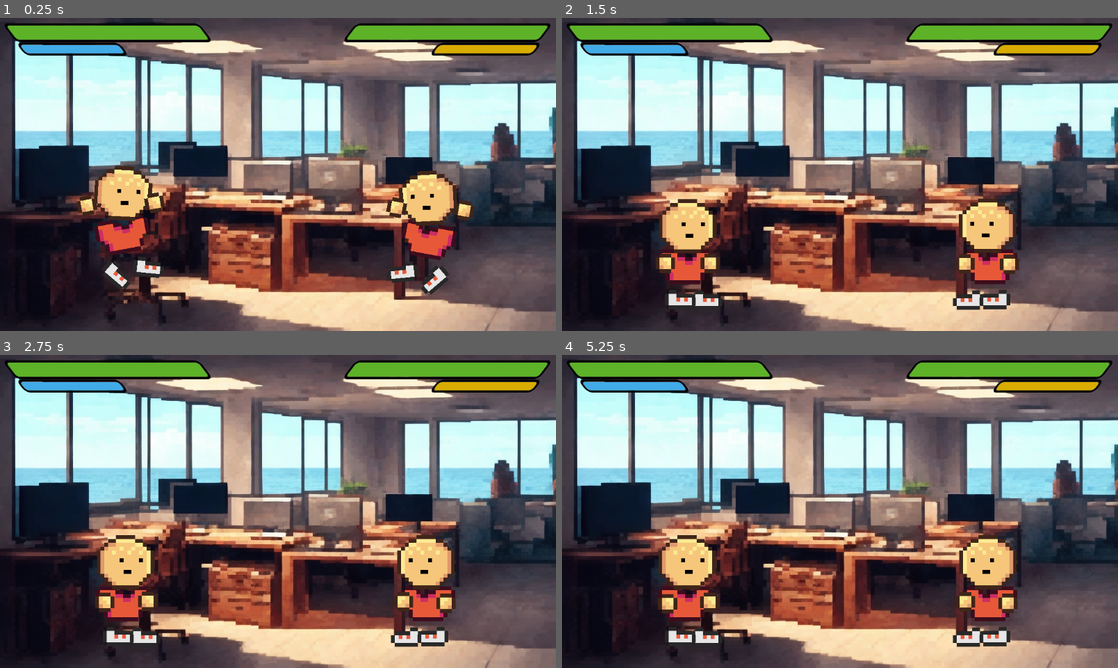
Above: before the commit, frames 1-4 (two rows, left to right).
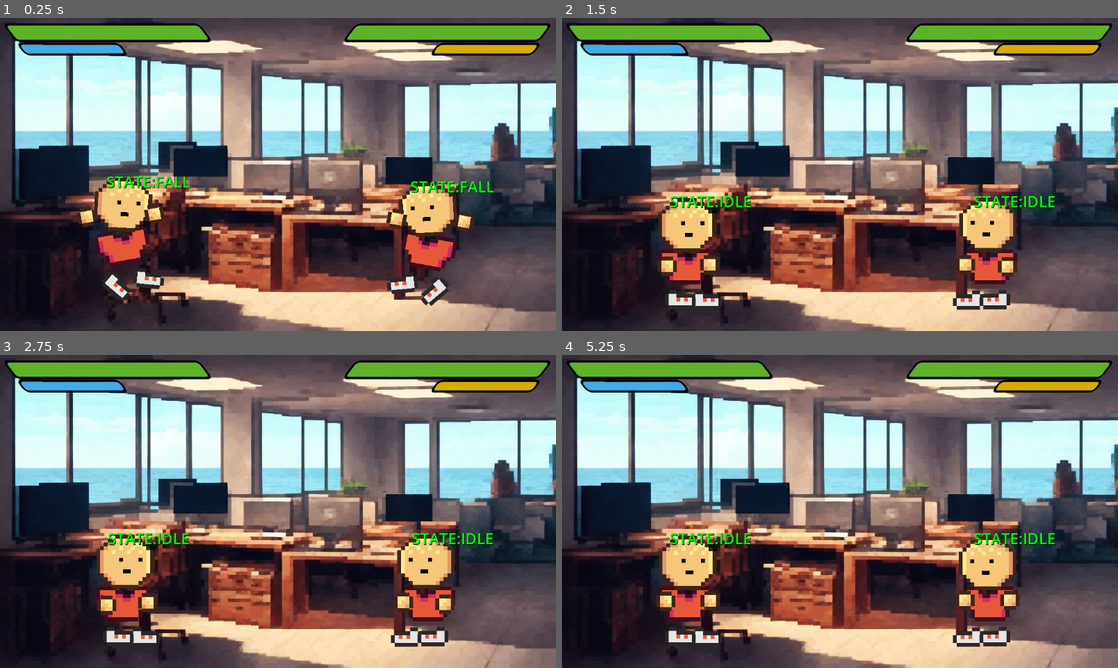
Above: after the commit, the same moments.

Repository: stranker/actionweek2023
Game: Godot game, scene res://Scenes/game_scene.tscn
Same seed, same stepped clock (60 frames per second), same inputs: the game is played once before the commit and once after it. The engine's default icon, where the game draws it, is replaced by a stand-in: a white triangle on a blue panel in a dark square.
Inputs:
- Up to frame 1 (0.25 s): no input
- Up to frame 2 (1.5 s): no input
- Up to frame 3 (2.75 s): no input
- Up to frame 4 (5.25 s): no input

The runs differ from the first frame. In frame 1, 6.4% of the frame differs, in the area x 13-89%, y 47-92%; in frame 2, 1.5%; in frame 3, 1.2%; in frame 4, 1.5%.

Commit message:
Add jump sound and drag fix

Diff:
--- a/Action Week/Objects/dummy.gd
+++ b/Action Week/Objects/dummy.gd
@@ -189,6 +189,8 @@
 func _jump_state():
 	$AnimationPlayer.play("jump")
 	velocity.y = JUMP_VELOCITY
+	$Jump.pitch_scale = randf_range(1.2,1.9)
+	$Jump.play()
 	pass
 
 func _fall_state():
@@ -359,3 +361,11 @@
 		set_state(State.IDLE)
 	grab_success = false
 	pass
+
+func check_drag_end_state():
+	if is_dead:
+		$AnimationPlayer.play("dead")
+		velocity.x = 0
+	else:
+		set_state(State.IDLE)
+	pass
--- a/Action Week/Objects/dummy.tscn
+++ b/Action Week/Objects/dummy.tscn
@@ -1,8 +1,9 @@
-[gd_scene load_steps=22 format=3 uid="uid://b1c8msk3p2gkp"]
+[gd_scene load_steps=23 format=3 uid="uid://b1c8msk3p2gkp"]
 
 [ext_resource type="Script" path="res://Objects/dummy.gd" id="1_3prxl"]
 [ext_resource type="Texture2D" uid="uid://b7vkjialh8ic1" path="res://Objects/Player.png" id="2_0j6c5"]
 [ext_resource type="PackedScene" uid="uid://buava5j6dp6cy" path="res://Objects/Specials/fireball.tscn" id="2_x7x1q"]
+[ext_resource type="AudioStream" uid="uid://dpq8mimucscnt" path="res://Audio/SFx/jump.wav" id="4_61bu2"]
 
 [sub_resource type="RectangleShape2D" id="RectangleShape2D_iux6w"]
 size = Vector2(32, 32)
@@ -429,7 +430,6 @@
 
 [sub_resource type="Animation" id="Animation_uj1b3"]
 resource_name = "attack3"
-length = 0.5
 step = 0.05
 tracks/0/type = "value"
 tracks/0/imported = false
@@ -438,7 +438,7 @@
 tracks/0/interp = 1
 tracks/0/loop_wrap = true
 tracks/0/keys = {
-"times": PackedFloat32Array(0, 0.1, 0.15, 0.5),
+"times": PackedFloat32Array(0, 0.1, 0.15, 0.7),
 "transitions": PackedFloat32Array(1, 1, 1, 1),
 "update": 0,
 "values": [0.0, -0.120304, 0.146638, 0.0]
@@ -450,7 +450,7 @@
 tracks/1/interp = 1
 tracks/1/loop_wrap = true
 tracks/1/keys = {
-"times": PackedFloat32Array(0, 0.1, 0.15, 0.5),
+"times": PackedFloat32Array(0, 0.1, 0.15, 0.7),
 "transitions": PackedFloat32Array(1, 1, 1, 1),
 "update": 0,
 "values": [Vector2(-30, 2.66667), Vector2(-21.6592, 1.41079), Vector2(-33.3652, 2.23237), Vector2(-30, 2.66667)]
@@ -462,10 +462,10 @@
 tracks/2/interp = 1
 tracks/2/loop_wrap = true
 tracks/2/keys = {
-"times": PackedFloat32Array(0, 0.1, 0.15, 0.5),
-"transitions": PackedFloat32Array(1, 1, 1, 1),
-"update": 0,
-"values": [Vector2(24, 0.666667), Vector2(12.6334, -4.51647), Vector2(82.5668, -24.999), Vector2(24, 0.666667)]
+"times": PackedFloat32Array(0, 0.1, 0.15, 0.45, 0.7),
+"transitions": PackedFloat32Array(1, 1, 1, 1, 1),
+"update": 0,
+"values": [Vector2(24, 0.666667), Vector2(12.6334, -4.51647), Vector2(82.5668, -24.999), Vector2(82.5668, -24.999), Vector2(24, 0.666667)]
 }
 tracks/3/type = "value"
 tracks/3/imported = false
@@ -474,7 +474,7 @@
 tracks/3/interp = 1
 tracks/3/loop_wrap = true
 tracks/3/keys = {
-"times": PackedFloat32Array(0, 0.1, 0.15, 0.2, 0.5),
+"times": PackedFloat32Array(0, 0.1, 0.15, 0.3, 0.7),
 "transitions": PackedFloat32Array(1, 1, 1, 1, 1),
 "update": 0,
 "values": [Vector2(1, 1), Vector2(1.81204, 0.374041), Vector2(1, 1), Vector2(0.897552, 1.25756), Vector2(1, 1)]
@@ -498,7 +498,7 @@
 tracks/5/interp = 1
 tracks/5/loop_wrap = true
 tracks/5/keys = {
-"times": PackedFloat32Array(0, 0.1, 0.15, 0.5),
+"times": PackedFloat32Array(0, 0.1, 0.3, 0.5),
 "transitions": PackedFloat32Array(1, 1, 1, 1),
 "update": 0,
 "values": [0.0, -0.157499, 0.111876, 0.0]
@@ -510,7 +510,7 @@
 tracks/6/interp = 1
 tracks/6/loop_wrap = true
 tracks/6/keys = {
-"times": PackedFloat32Array(0.5),
+"times": PackedFloat32Array(1),
 "transitions": PackedFloat32Array(1),
 "values": [{
 "args": [],
@@ -1300,8 +1300,8 @@
 "args": [],
 "method": &"take_grab_damage"
 }, {
-"args": [0],
-"method": &"set_state"
+"args": [],
+"method": &"check_state"
 }]
 }
 tracks/3/type = "value"
@@ -1391,6 +1391,7 @@
 collision_layer = 0
 collision_mask = 2
 script = ExtResource("1_3prxl")
+debug_enabled = true
 attack_collision = NodePath("Visible/Skin/Body/RightHand/RightAttackArea/AttackCollision")
 right_attack_area = NodePath("Visible/Skin/Body/RightHand/RightAttackArea")
 left_attack_area = NodePath("Visible/Skin/Body/LeftHand/LeftAttackArea")
@@ -1502,8 +1503,6 @@
 [node name="RecoverGuardTimer" type="Timer" parent="."]
 wait_time = 2.0
 one_shot = true
-
-[node name="AttackRecoverTimer" type="Timer" parent="."]
 
 [node name="Debug" type="Control" parent="."]
 z_index = 10
@@ -1531,6 +1530,10 @@
 horizontal_alignment = 1
 vertical_alignment = 1
 
+[node name="Jump" type="AudioStreamPlayer2D" parent="."]
+stream = ExtResource("4_61bu2")
+pitch_scale = 1.94
+
 [connection signal="body_entered" from="Visible/Skin/Body/LeftHand/LeftAttackArea" to="." method="_on_left_attack_area_body_entered"]
 [connection signal="body_entered" from="Visible/Skin/Body/RightHand/RightAttackArea" to="." method="_on_right_attack_area_body_entered"]
 [connection signal="body_entered" from="Visible/Skin/GrabArea" to="." method="_on_grab_area_body_entered"]
--- a/Action Week/Scenes/UI.gd
+++ b/Action Week/Scenes/UI.gd
@@ -18,3 +18,9 @@
 func _on_dummy_2_guard_stamina_update(stamina):
 	$Main/GuardStaminaBar2.value = stamina
 	pass # Replace with function body.
+
+
+func _on_game_scene_end_round(player_id):
+	if player_id == 1:
+		$Main/Anim.play("left_ulti")
+	pass # Replace with function body.
--- a/Action Week/Scenes/game_scene.gd
+++ b/Action Week/Scenes/game_scene.gd
@@ -1,13 +1,16 @@
 extends Node2D
 
+signal end_round(player_id)
 
 func _on_dummy_2_dead():
 	_end_round()
+	end_round.emit(1)
 	pass # Replace with function body.
 
 
 func _on_dummy_dead():
 	_end_round()
+	end_round.emit(2)
 	pass # Replace with function body.
 
 func _end_round():
--- a/Action Week/Scenes/game_scene.tscn
+++ b/Action Week/Scenes/game_scene.tscn
@@ -1,10 +1,11 @@
-[gd_scene load_steps=15 format=3 uid="uid://dew8rdjqh7og2"]
+[gd_scene load_steps=22 format=3 uid="uid://dew8rdjqh7og2"]
 
 [ext_resource type="Script" path="res://Scenes/game_scene.gd" id="1_7qcci"]
 [ext_resource type="PackedScene" uid="uid://b1c8msk3p2gkp" path="res://Objects/dummy.tscn" id="1_w4v2a"]
 [ext_resource type="Texture2D" uid="uid://bn7rjh8fqxnlu" path="res://icon.svg" id="2_ipkcv"]
 [ext_resource type="Script" path="res://Scenes/UI.gd" id="3_2llna"]
 [ext_resource type="Texture2D" uid="uid://rmo2fj6q20xl" path="res://Scenes/Background.jpg" id="5_oiqdb"]
+[ext_resource type="Texture2D" uid="uid://b7vkjialh8ic1" path="res://Objects/Player.png" id="5_xf3av"]
 
 [sub_resource type="RectangleShape2D" id="RectangleShape2D_pmhbl"]
 size = Vector2(2400, 128)
@@ -109,13 +110,117 @@
 corner_radius_bottom_right = 6
 corner_radius_bottom_left = 6
 
+[sub_resource type="StyleBoxFlat" id="StyleBoxFlat_nucmr"]
+bg_color = Color(0.231373, 0.231373, 0.231373, 1)
+border_width_left = 20
+border_width_top = 20
+border_width_right = 20
+border_width_bottom = 20
+border_color = Color(0.803922, 0.25098, 0.14902, 1)
+corner_radius_top_right = 500
+corner_radius_bottom_right = 500
+corner_detail = 1
+
+[sub_resource type="AtlasTexture" id="AtlasTexture_ssqsg"]
+atlas = ExtResource("5_xf3av")
+region = Rect2(-3.10782, -4.84078, 69.9761, 75.4894)
+
+[sub_resource type="LabelSettings" id="LabelSettings_aqwfg"]
+font_size = 46
+outline_size = 32
+outline_color = Color(0.803922, 0.25098, 0.14902, 1)
+
+[sub_resource type="Animation" id="Animation_vhbis"]
+resource_name = "left_ulti"
+tracks/0/type = "value"
+tracks/0/imported = false
+tracks/0/enabled = true
+tracks/0/path = NodePath("Ulti:position")
+tracks/0/interp = 1
+tracks/0/loop_wrap = true
+tracks/0/keys = {
+"times": PackedFloat32Array(0, 0.2, 0.3, 0.4),
+"transitions": PackedFloat32Array(1, 1, 1, 1),
+"update": 0,
+"values": [Vector2(-800, 22.5), Vector2(0, 22.5), Vector2(50, 22.5), Vector2(0, 22.5)]
+}
+tracks/1/type = "value"
+tracks/1/imported = false
+tracks/1/enabled = true
+tracks/1/path = NodePath("Ulti:visible")
+tracks/1/interp = 1
+tracks/1/loop_wrap = true
+tracks/1/keys = {
+"times": PackedFloat32Array(0, 0.1),
+"transitions": PackedFloat32Array(1, 1),
+"update": 1,
+"values": [false, true]
+}
+tracks/2/type = "value"
+tracks/2/imported = false
+tracks/2/enabled = true
+tracks/2/path = NodePath("Ulti:modulate")
+tracks/2/interp = 1
+tracks/2/loop_wrap = true
+tracks/2/keys = {
+"times": PackedFloat32Array(0, 0.1, 0.3),
+"transitions": PackedFloat32Array(1, 1, 1),
+"update": 0,
+"values": [Color(1, 1, 1, 0), Color(1, 1, 1, 0), Color(1, 1, 1, 1)]
+}
+
+[sub_resource type="Animation" id="Animation_u7576"]
+length = 0.001
+tracks/0/type = "value"
+tracks/0/imported = false
+tracks/0/enabled = true
+tracks/0/path = NodePath("Ulti:position")
+tracks/0/interp = 1
+tracks/0/loop_wrap = true
+tracks/0/keys = {
+"times": PackedFloat32Array(0),
+"transitions": PackedFloat32Array(1),
+"update": 0,
+"values": [Vector2(0, 22.5)]
+}
+tracks/1/type = "value"
+tracks/1/imported = false
+tracks/1/enabled = true
+tracks/1/path = NodePath("Ulti:visible")
+tracks/1/interp = 1
+tracks/1/loop_wrap = true
+tracks/1/keys = {
+"times": PackedFloat32Array(0),
+"transitions": PackedFloat32Array(1),
+"update": 1,
+"values": [false]
+}
+tracks/2/type = "value"
+tracks/2/imported = false
+tracks/2/enabled = true
+tracks/2/path = NodePath("Ulti:modulate")
+tracks/2/interp = 1
+tracks/2/loop_wrap = true
+tracks/2/keys = {
+"times": PackedFloat32Array(0),
+"transitions": PackedFloat32Array(1),
+"update": 0,
+"values": [Color(1, 1, 1, 1)]
+}
+
+[sub_resource type="AnimationLibrary" id="AnimationLibrary_rj1ji"]
+_data = {
+"RESET": SubResource("Animation_u7576"),
+"left_ulti": SubResource("Animation_vhbis")
+}
+
 [node name="GameScene" type="Node2D"]
 script = ExtResource("1_7qcci")
 
 [node name="Dummy" parent="." node_paths=PackedStringArray("enemy_player") instance=ExtResource("1_w4v2a")]
 position = Vector2(256, 403)
 SPEED = 500.0
-JUMP_VELOCITY = -800.0
+JUMP_VELOCITY = -1000.0
 id = 1
 enemy_player = NodePath("../Dummy2")
 player_layer = 1
@@ -125,7 +230,7 @@
 [node name="Dummy2" parent="." node_paths=PackedStringArray("enemy_player") instance=ExtResource("1_w4v2a")]
 position = Vector2(886, 413)
 SPEED = 500.0
-JUMP_VELOCITY = -800.0
+JUMP_VELOCITY = -1400.0
 id = 2
 enemy_player = NodePath("../Dummy")
 player_layer = 4
@@ -142,6 +247,32 @@
 texture = ExtResource("2_ipkcv")
 
 [node name="CollisionShape2D" type="CollisionShape2D" parent="Floor"]
+shape = SubResource("RectangleShape2D_pmhbl")
+
+[node name="Floor2" type="StaticBody2D" parent="."]
+position = Vector2(1218, 509)
+rotation = -1.5708
+collision_layer = 2
+collision_mask = 9
+
+[node name="Sprite2D" type="Sprite2D" parent="Floor2"]
+scale = Vector2(18.7031, 1)
+texture = ExtResource("2_ipkcv")
+
+[node name="CollisionShape2D" type="CollisionShape2D" parent="Floor2"]
+shape = SubResource("RectangleShape2D_pmhbl")
+
+[node name="Floor3" type="StaticBody2D" parent="."]
+position = Vector2(-64, 504)
+rotation = -1.5708
+collision_layer = 2
+collision_mask = 9
+
+[node name="Sprite2D" type="Sprite2D" parent="Floor3"]
+scale = Vector2(18.7031, 1)
+texture = ExtResource("2_ipkcv")
+
+[node name="CollisionShape2D" type="CollisionShape2D" parent="Floor3"]
 shape = SubResource("RectangleShape2D_pmhbl")
 
 [node name="UI" type="CanvasLayer" parent="."]
@@ -205,10 +336,61 @@
 value = 50.0
 show_percentage = false
 
+[node name="Ulti" type="Control" parent="UI/Main"]
+visible = false
+layout_mode = 1
+anchors_preset = 4
+anchor_top = 0.5
+anchor_bottom = 0.5
+offset_top = 22.5
+offset_right = 361.0
+offset_bottom = 625.5
+grow_vertical = 2
+
+[node name="Panel" type="Panel" parent="UI/Main/Ulti"]
+layout_mode = 1
+anchors_preset = 15
+anchor_right = 1.0
+anchor_bottom = 1.0
+grow_horizontal = 2
+grow_vertical = 2
+theme_override_styles/panel = SubResource("StyleBoxFlat_nucmr")
+
+[node name="TextureRect" type="TextureRect" parent="UI/Main/Ulti/Panel"]
+layout_mode = 1
+anchors_preset = 8
+anchor_left = 0.5
+anchor_top = 0.5
+anchor_right = 0.5
+anchor_bottom = 0.5
+offset_left = -180.5
+offset_top = -229.0
+offset_right = 58.5
+offset_bottom = 133.0
+grow_horizontal = 2
+grow_vertical = 2
+texture = SubResource("AtlasTexture_ssqsg")
+stretch_mode = 5
+
+[node name="Label" type="Label" parent="UI/Main/Ulti/Panel"]
+layout_mode = 0
+offset_left = 29.0
+offset_top = 361.5
+offset_right = 217.0
+offset_bottom = 428.5
+text = "COMELA"
+label_settings = SubResource("LabelSettings_aqwfg")
+
+[node name="Anim" type="AnimationPlayer" parent="UI/Main"]
+libraries = {
+"": SubResource("AnimationLibrary_rj1ji")
+}
+
 [node name="Background" type="Sprite2D" parent="."]
 texture = ExtResource("5_oiqdb")
 centered = false
 
+[connection signal="end_round" from="." to="UI" method="_on_game_scene_end_round"]
 [connection signal="dead" from="Dummy" to="." method="_on_dummy_dead"]
 [connection signal="guard_stamina_update" from="Dummy" to="UI" method="_on_dummy_guard_stamina_update"]
 [connection signal="hp_update" from="Dummy" to="UI" method="_on_dummy_hp_update"]
--- a/Action Week/project.godot
+++ b/Action Week/project.godot
@@ -112,7 +112,7 @@
 
 [physics]
 
-2d/default_gravity=1400.0
+2d/default_gravity=2100.0
 
 [rendering]
 
Not shown, added: Action Week/Audio/SFx/jump.wav.import
Not shown, added: Action Week/Audio/SFx/jump.wav
